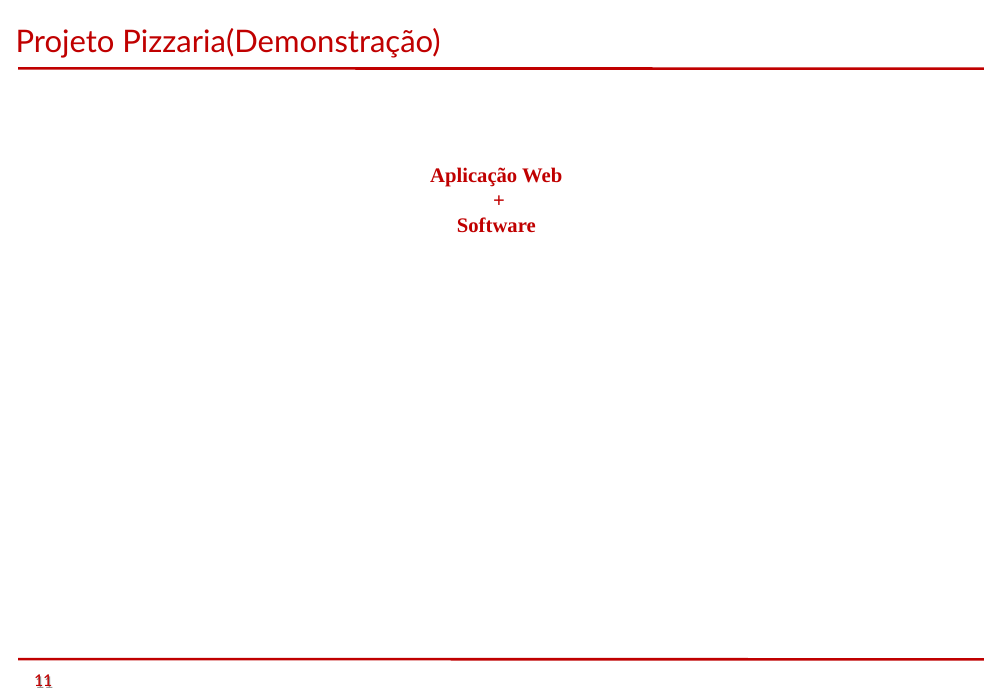
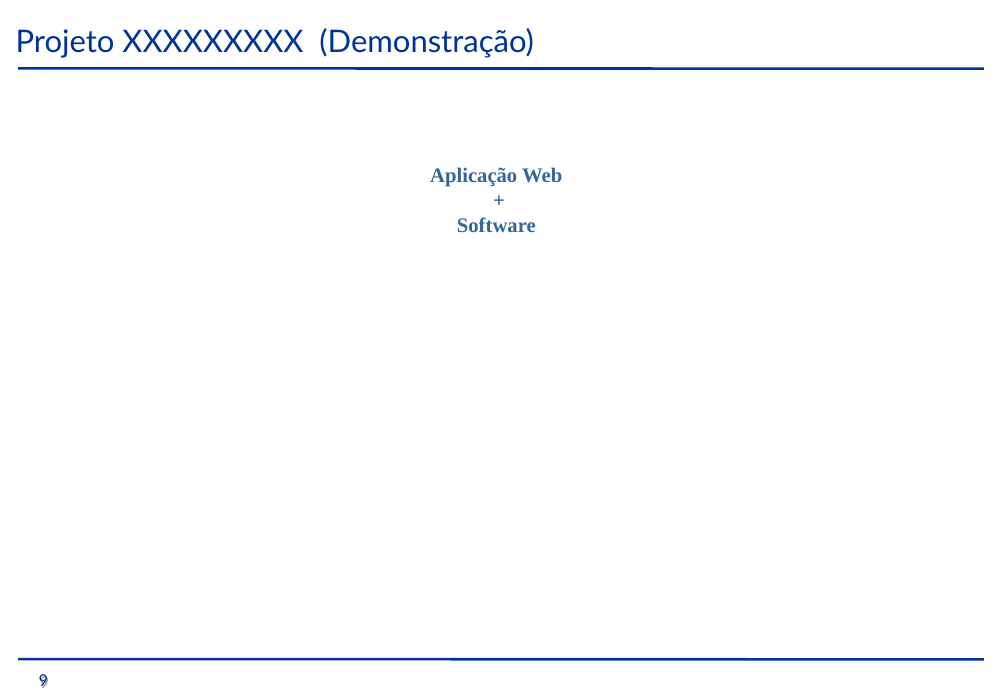
Before and after one commit to Peridian/tcmpizzaria, a slide deck: slide 9 of trunk/GiovanellisPizzariaEntrega1S/TCM - Pizzaria - Semestre 1 - 2014/PTCC/Apresentação/Pizzaria.ppt (slide 11 before the commit). Drawn at 1008x698 pixels with LibreOffice and Linux fonts; fonts in the diff are those of the drawing; background and template pictures are left out. Boxes give left, top, right and bottom in pixels: in the first picture for what was removed or moved away, otherwise in the second. Text is boxed around its words. In the diff, an @@ line names an element or a change of style, - is before the commit and + after.

```diff
--- a/trunk/GiovanellisPizzariaEntrega1S/TCM - Pizzaria - Semestre 1 - 2014/PTCC/Apresentação/Pizzaria.ppt
+++ b/trunk/GiovanellisPizzariaEntrega1S/TCM - Pizzaria - Semestre 1 - 2014/PTCC/Apresentação/Pizzaria.ppt
@@ text at (16,28,534,58): text changed; text colour #C00000 to #003399 @@
-Projeto Pizzaria(Demonstração)
+Projeto XXXXXXXXX (Demonstração)
@@ line (18, 68) - (983, 69): stroke #C00000 2.01 pt to #003399 2.01 pt @@
@@ text "Aplicação Web" at (430,167,562,232): text colour #C00000 to #336699 @@
@@ line (18, 658) - (983, 659): stroke #C00000 2.01 pt to #003399 2.01 pt @@
@@ text at (38,674,47,688): text changed; text colour #C00000 to #003399 @@
-11
+9
```
Also in this commit, not shown: 7 other slides changed, 1 slide added, 4 slides removed.
